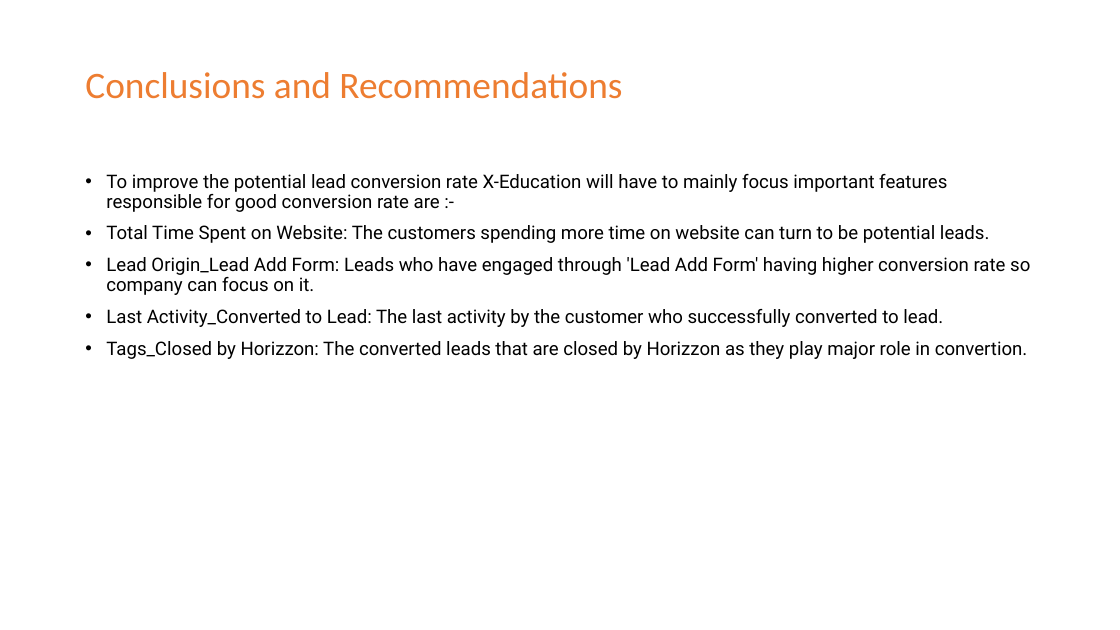
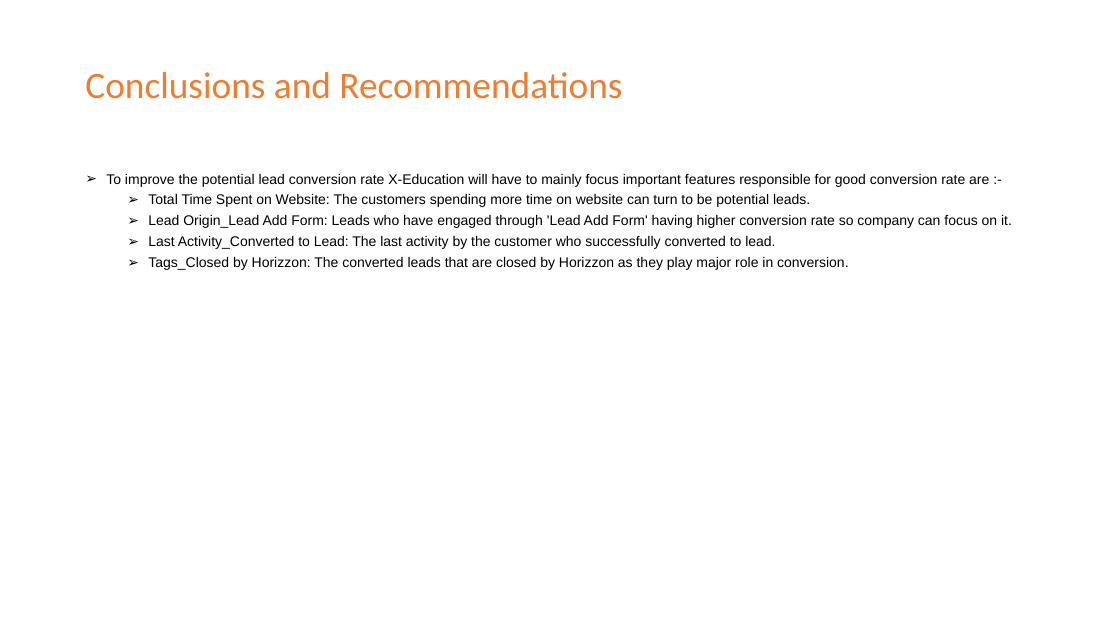
Before and after one commit to giridharchalla2k8/lead_scoring_case_study, a slide deck: slide 18 of Lead_Scoring_Case_study.pptx. Drawn at 1120x630 pixels with LibreOffice and Linux fonts; fonts in the diff are those of the drawing. Boxes give left, top, right and bottom in pixels: in the first picture for what was removed or moved away, otherwise in the second. Text is boxed around its words. In the diff, an @@ line names an element or a change of style, - is before the commit and + after.

```diff
--- a/Lead_Scoring_Case_study.pptx
+++ b/Lead_Scoring_Case_study.pptx
@@ text at bbox=[106, 174, 1012, 249]: size 16 to 12 pt, font Roboto to Arial in "To improve the potential lead conversion rate ...", "Total Time Spent on Website: The customers ...", "Lead Origin_Lead Add Form: Leads who have ...", "Last Activity_Converted to Lead: The last activity ..."; bullet • to ➢; list level 1 to 2 in "Total Time Spent on Website: ..."; list level 1 to 2 in "Lead Origin_Lead Add Form: Leads ..."; list level 1 to 2 in "Last Activity_Converted to Lead: The ..." @@
@@ text at bbox=[148, 257, 848, 270]: text changed; size 16 to 12 pt; font Roboto to Arial @@
-• Tags_Closed by Horizzon: The converted leads that are closed by Horizzon as they play major role in convertion.
+  ➢ Tags_Closed by Horizzon: The converted leads that are closed by Horizzon as they play major role in conversion.
```
Also in this commit, not shown: 15 other slides changed, 2 other files.
